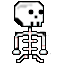
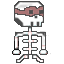
Before/after of a (64, 64) layered artwork. What changed in the layer stack:
"Layer 2": opacity 100% → 70% over box(12, 41, 21, 55)
"Layer 3": opacity 100% → 70% over box(12, 49, 21, 55)
"Layer 1": opacity 100% → 70%, painted on it over box(14, 1, 51, 63)
